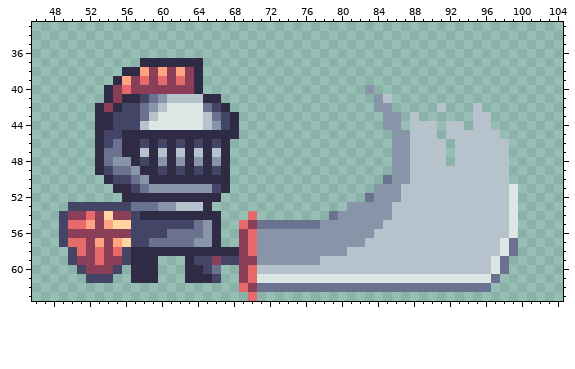
One commit to this sprite sheet: Assets/Materials/Sprites/Player/Attack1/knightAttack4.png. Above, as it was before the edit.
The file is 128x64 pixels. Shown: x 46..104, y 33..63.
After the commit:
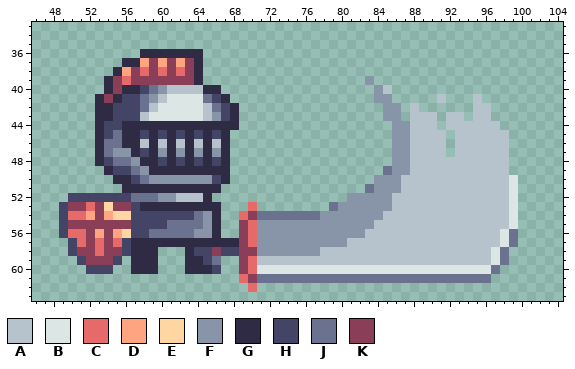
Palette (. is transparent): A #b6c3cc  B #dce6e5  C #e66a6a  D #ffa480  E #ffd6a1  F #8894a8  G #2f2b45  H #444566  J #6a728f  K #8a3e57
Changes in this commit:
y 36: x 58..64 ....... -> GGGGGGG
y 37: x 56..63 ..GGGGGG -> GGDKDKDK
y 38: x 55..58 .GGD -> GDKC; x 60 D -> C; x 62 D -> C
y 39: x 54..56 .GD -> GKC; x 58 C -> K; x 60 C -> K; x 62 C -> K; x 83 . -> F
y 40: x 56..66 CKKKKKKKG.. -> GGHJFAAAAGG; x 83..85 F.. -> .FA
y 41: x 53..67 .GKGGHJFAAAAGG. -> GKGHHJFABBBBJHG; x 85 A -> F; x 91 . -> A; x 95 . -> A
y 42: x 54..55 KG -> GH; x 59..60 FA -> AB; x 65..68 JHG. -> AJHG; x 84 F -> .; x 86 . -> F; x 88 . -> A; x 91 A -> .; x 96 . -> A
y 43: x 58..59 JA -> AB; x 66 J -> F; x 89..90 .. -> AA; x 92..93 .. -> AA
y 44: x 54 G -> H; x 56..67 HHABBBBBBAFH -> GGGGGGGGGGGG; x 85 F -> .; x 87 . -> F; x 94 . -> A; x 97 . -> A
y 45: x 55 H -> J; x 58 G -> H; x 60 G -> H; x 62 G -> H; x 64 G -> H; x 66 G -> H; x 68 G -> .; x 91..92 .A -> A.; x 98 . -> A
y 46: x 54 H -> J; x 58 H -> A; x 60 H -> A; x 62 H -> A; x 64 H -> A; x 66 H -> A
y 47: x 55..56 JG -> FF; x 58 A -> H; x 60 A -> F; x 62 A -> F; x 64 A -> F; x 66 A -> F
y 48: x 54..58 JFFGH -> HJJFG; x 60 F -> H; x 62 F -> H; x 64 F -> H; x 66 F -> H; x 92 . -> A
y 49: x 53..58 GHJJFG -> .GHHJF; x 60 H -> G; x 62 H -> G; x 64 H -> G; x 66 H -> G; x 85 . -> J
y 50: x 54..66 GHHJFGGGGGGGG -> .GGHJFFFFFFFH; x 84..85 .J -> FF; x 87 F -> A; x 99 . -> B
y 51: x 55 G -> .; x 57..67 HJFFFFFFFHG -> GGGGGGGGGG.; x 83 . -> J
y 52: x 50..64 ......GGGGGGGGG -> HHHHHHHJJJFFAAA; x 66 G -> .; x 81..83 ..J -> FFF; x 86 F -> A
y 53: x 49..64 .HHHHHHHJJJFFAAA -> HKKCKEKKHGGGGGGG; x 66 . -> G; x 70 . -> C; x 79..80 .. -> JF
y 54: x 50..52 KKC -> CCD; x 54..56 EKK -> DEE; x 58..65 GGGGGGGG -> HHHHHHJF; x 69..79 .C........J -> CKJJJJJJJFF; x 85 F -> A
y 55: x 50..52 CCD -> KKK; x 54..56 DEE -> KKK; x 61..63 HHH -> JJJ; x 69..77 CKJJJJJJJ -> KCFFFFFFF; x 84 F -> A
y 56: x 50..51 KK -> CC; x 53 K -> D; x 55..56 KK -> DE; x 59..60 HH -> JJ; x 64 J -> F; x 83 F -> A; x 98..99 AB -> BJ
y 57: x 49..50 HC -> .H; x 53 D -> C; x 55..65 DEHHJJJJJFF -> CHGGGGGGGGG; x 67..68 .. -> GG; x 81..82 FF -> AA
y 58: x 51 C -> K; x 55 C -> K; x 60..62 GGG -> ...; x 64..68 GGGGG -> HHKHH; x 70 C -> K; x 78..80 FFF -> AAA; x 97..99 ABJ -> BJ.
y 59: x 50..51 HK -> .H; x 53 C -> K; x 55..56 KH -> H.; x 64 H -> G; x 66..68 KHH -> J..; x 70..77 KFFFFFFF -> CAAAAAAA
y 60: x 51..55 HKKKH -> .HHH.; x 65..66 HJ -> GH; x 71..98 AAAAAAAAAAAAAAAAAAAAAAAAAABJ -> BBBBBBBBBBBBBBBBBBBBBBBBBBJ.
y 61: x 52..54 HHH -> ...; x 57..59 GGG -> ...; x 63..66 GGGH -> ....; x 69..97 KCBBBBBBBBBBBBBBBBBBBBBBBBBBJ -> CKJJJJJJJJJJJJJJJJJJJJJJJJJJ.
y 62: x 69..96 CKJJJJJJJJJJJJJJJJJJJJJJJJJJ -> .C..........................
y 63: x 70 C -> .
